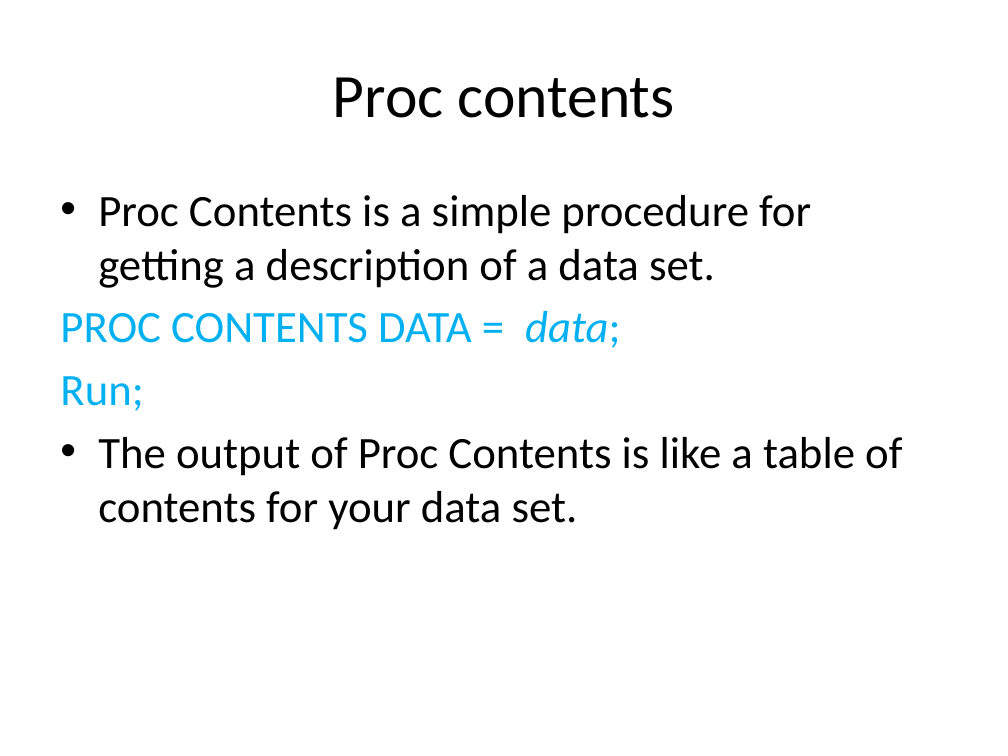
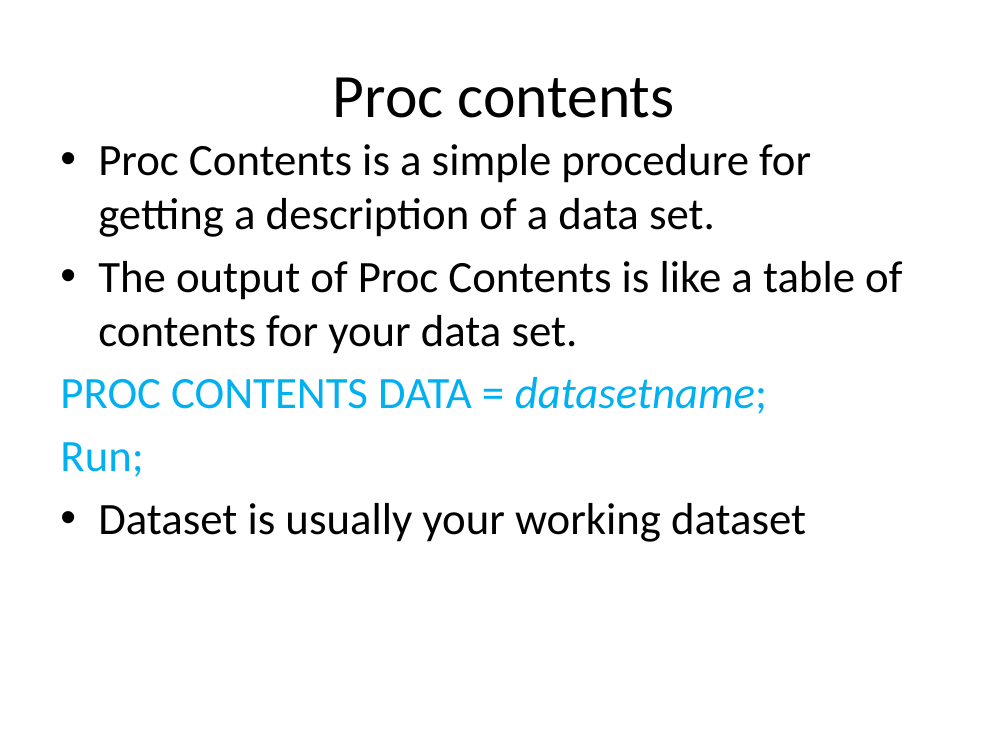
Before and after one commit to CUNYSPHCode/IntroSAS, a slide deck: slide 27 of Session1/session1_MRamos.pptx (slide 25 before the commit). Drawn at 1008x756 pixels with LibreOffice and Linux fonts; fonts in the diff are those of the drawing. Boxes give left, top, right and bottom in pixels: in the first picture for what was removed or moved away, otherwise in the second. Text is boxed around its words. In the diff, an @@ line names an element or a change of style, - is before the commit and + after.

Commit message:
update powerpoint

```diff
--- a/Session1/session1_MRamos.pptx
+++ b/Session1/session1_MRamos.pptx
@@ text "Proc Contents is a simple ...": place and size @@
-text "Proc Contents is a simple ..." at [60, 195, 902, 530]
+text "Proc Contents is a simple ..." at [60, 144, 902, 542]
@@ text at [60, 261, 902, 414]: text changed; text colour #00B0F0 to #000000 @@
-PROC CONTENTS DATA = data;
+• The output of Proc Contents is like a table of contents for your data set.
+PROC CONTENTS DATA = datasetname;
@@ text at [98, 503, 806, 542]: text changed @@
-• The output of Proc Contents is like a table of contents for your data set.
+• Dataset is usually your working dataset
```
Also in this commit, not shown: 2 other slides changed, 2 slides added.
